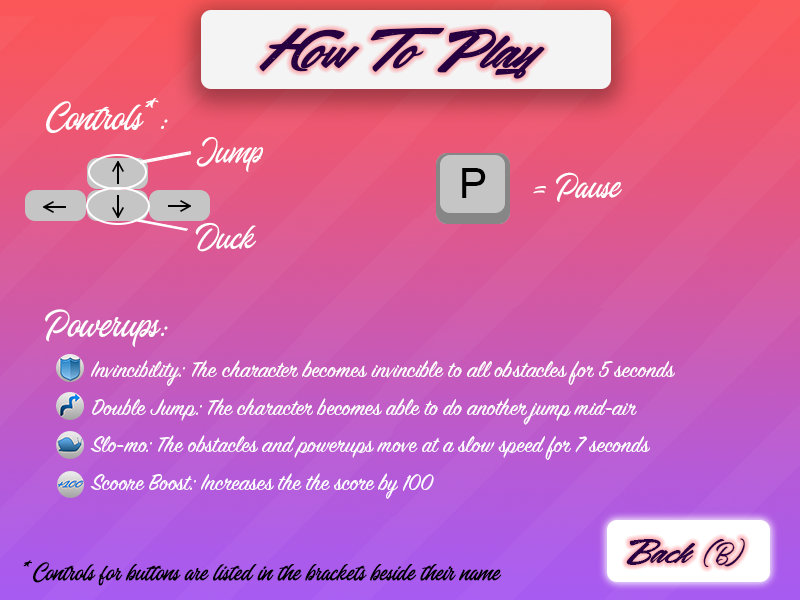
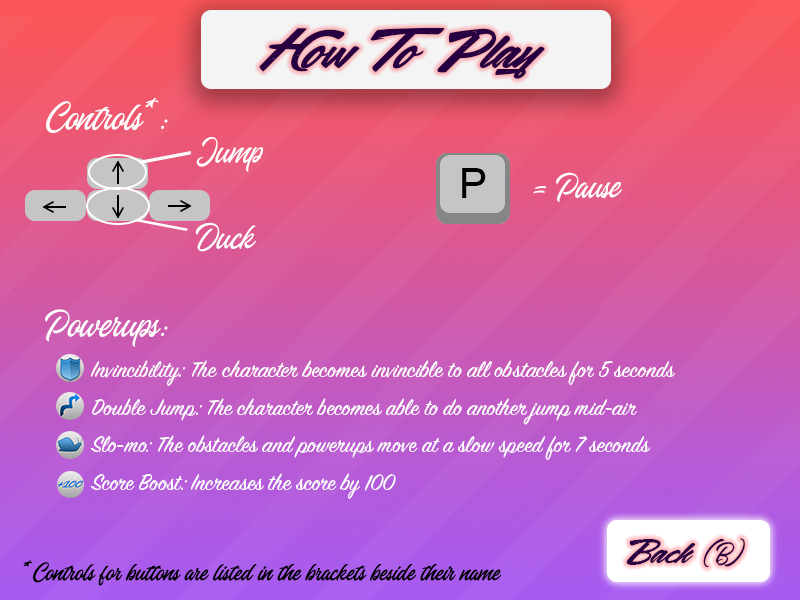
The second (800, 600) image is a revision of the first. Changes to its layers:
painted on "Invincibility: The character becomes invincible to all obstacle" over [110, 473, 434, 499]
painted on "Rounded Rectangle 2" over [110, 473, 434, 499]
